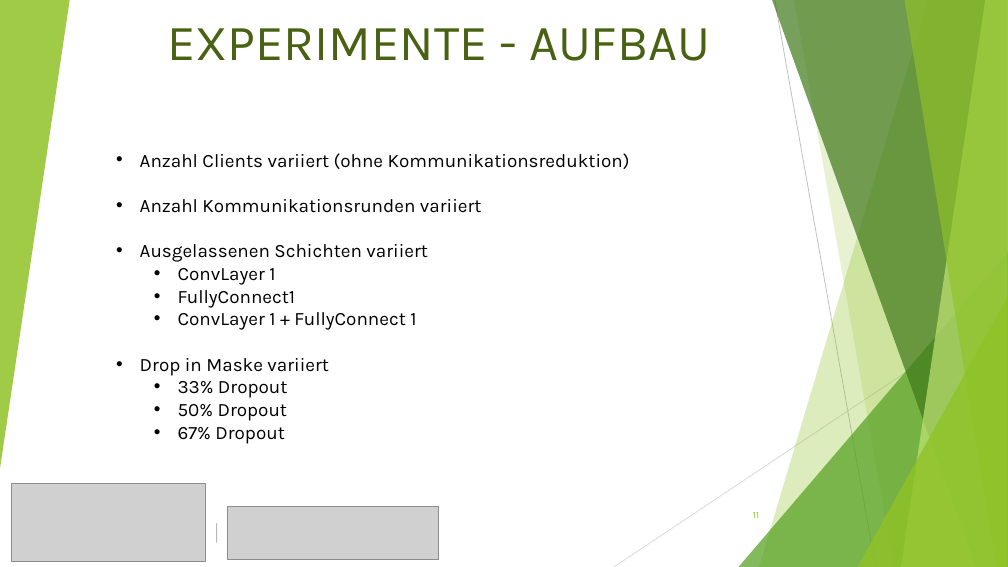
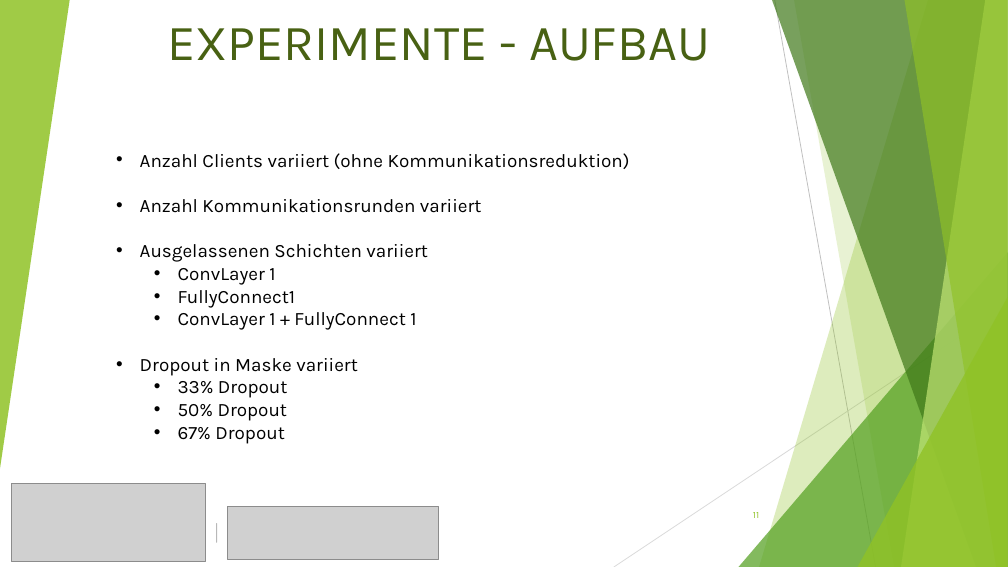
Before and after one commit to smtlmoel/fachprojektDMuDA, a slide deck: slide 11 of presentation/Präsi.pptx. Drawn at 1008x567 pixels with LibreOffice and Linux fonts; fonts in the diff are those of the drawing; grey boxes stand for pictures. Boxes give left, top, right and bottom in pixels: in the first picture for what was removed or moved away, otherwise in the second. Text is boxed around its words. In the diff, an @@ line names an element or a change of style, - is before the commit and + after.

```diff
--- a/presentation/Präsi.pptx
+++ b/presentation/Präsi.pptx
@@ text at box(140, 358, 358, 376): text changed @@
-• Drop in Maske variiert
+• Dropout in Maske variiert
```
Also in this commit, not shown: 2 other slides changed, 2 other files.
